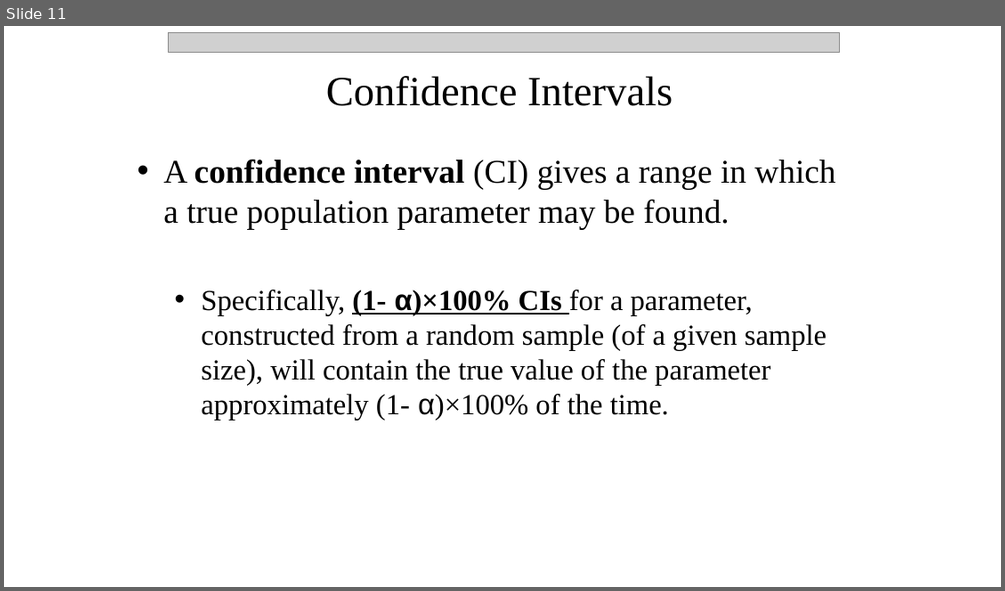
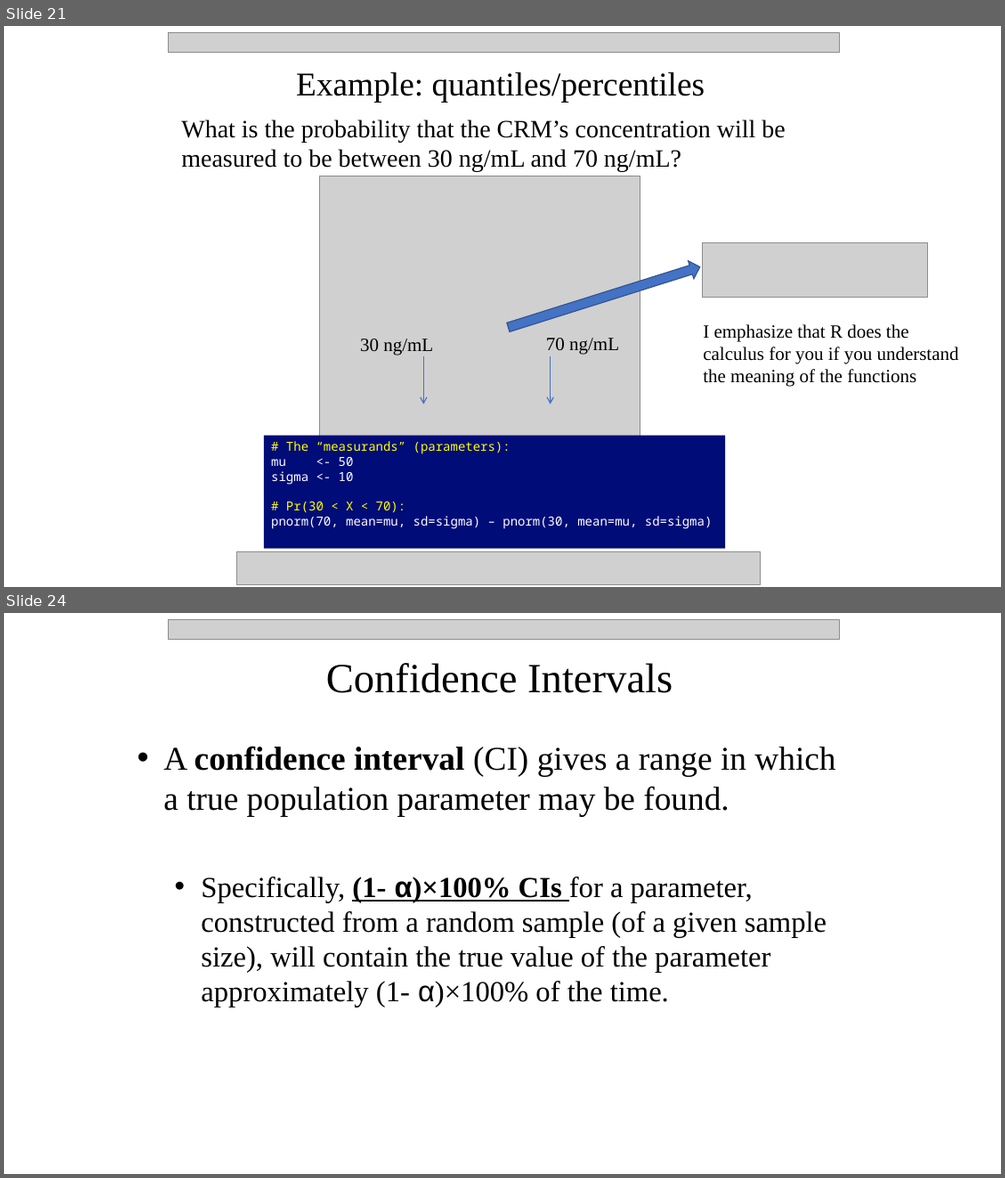
Before and after one commit to npetraco/workshop21, a slide deck: notes/day_2.pptx. Shown one above the other, each under a label of ours: slide 11 before the commit, slides 21 and 24 after it; the slides between them are not shown. The pictures are 1005x591 and 1005x1178 pixels, drawn with LibreOffice and Linux fonts; fonts in the diff are those of the drawing; grey boxes stand for pictures. Boxes give left, top, right and bottom in pixels: in the first picture for what was removed or moved away, otherwise in the second. Text is boxed around its words. In the diff, an @@ line names an element or a change of style, - is before the commit and + after.

```diff
--- a/notes/day_2.pptx
+++ b/notes/day_2.pptx
@@ slide 21 added at (x1=4, y1=26, x2=1001, y2=587), background #FFFFFF @@
@@ picture added at (x1=169, y1=32, x2=840, y2=52) @@
@@ text added at (x1=296, y1=72, x2=705, y2=103), 32 pt, text #000000 @@
+Example: quantiles/percentiles
@@ text added at (x1=181, y1=119, x2=785, y2=172), 24 pt, text #000000 @@
+What is the probability that the CRM’s concentration will be measured to be between 30 ng/mL and 70 ng/mL?
@@ picture added at (x1=320, y1=176, x2=639, y2=440) @@
@@ right arrow added at (x1=505, y1=258, x2=703, y2=337), fill #4472C4, outline #325491 1 pt @@
@@ picture added at (x1=703, y1=242, x2=928, y2=297) @@
@@ text added at (x1=360, y1=338, x2=433, y2=355), 18 pt, text #000000 @@
+30 ng/mL
@@ text added at (x1=546, y1=338, x2=619, y2=354), 18 pt, text #000000 @@
+70 ng/mL
@@ text added at (x1=703, y1=324, x2=959, y2=386), 18 pt, text #000000 @@
+I emphasize that R does the calculus for you if you understand the meaning of the functions
@@ arrow added from (423, 356) to (423, 403), #4472C4 1 pt @@
@@ arrow added from (550, 356) to (550, 403), #4472C4 1 pt @@
@@ rectangle added at (x1=264, y1=435, x2=726, y2=548), fill #000C78, 12 pt, text #FFFFFF @@
+# The “measurands” (parameters):
+mu <- 50
+sigma <- 10
+# Pr(30 < X < 70):
+pnorm(70, mean=mu, sd=sigma) – pnorm(30, mean=mu, sd=sigma)
@@ picture added at (x1=236, y1=552, x2=760, y2=585) @@
@@ what was slide 11 is now slide 24 @@
```
Also in this commit, not shown: 2 slides changed, 15 other slides added, 1 other file.
